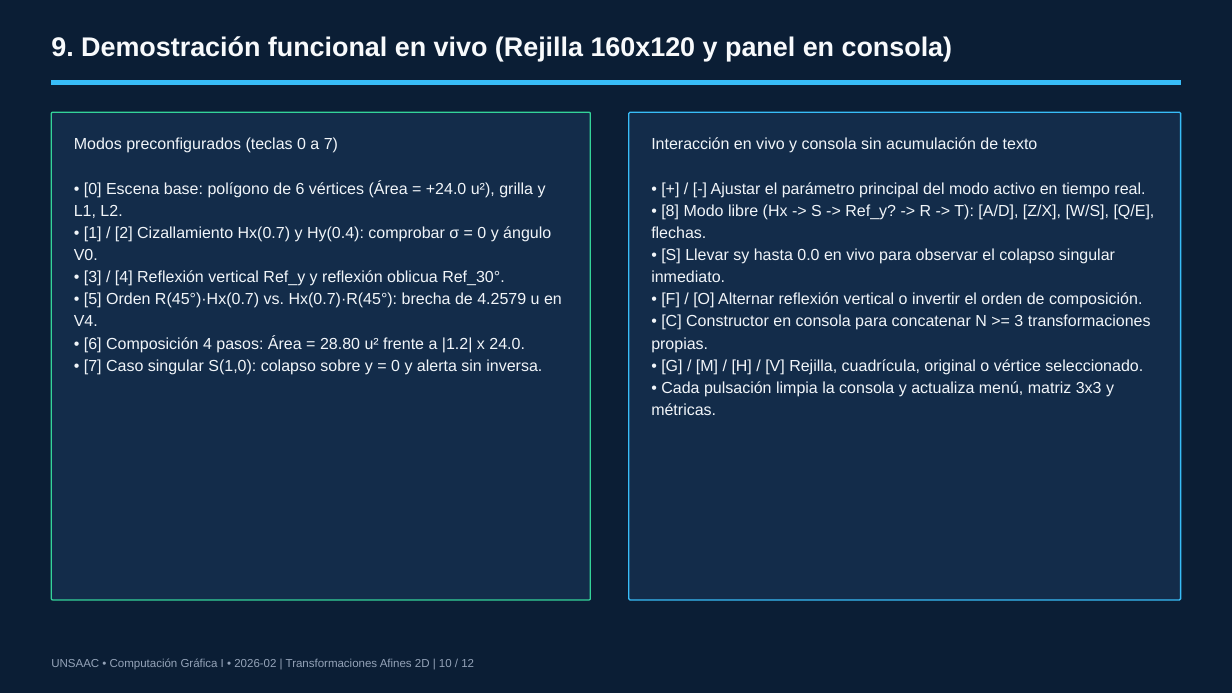
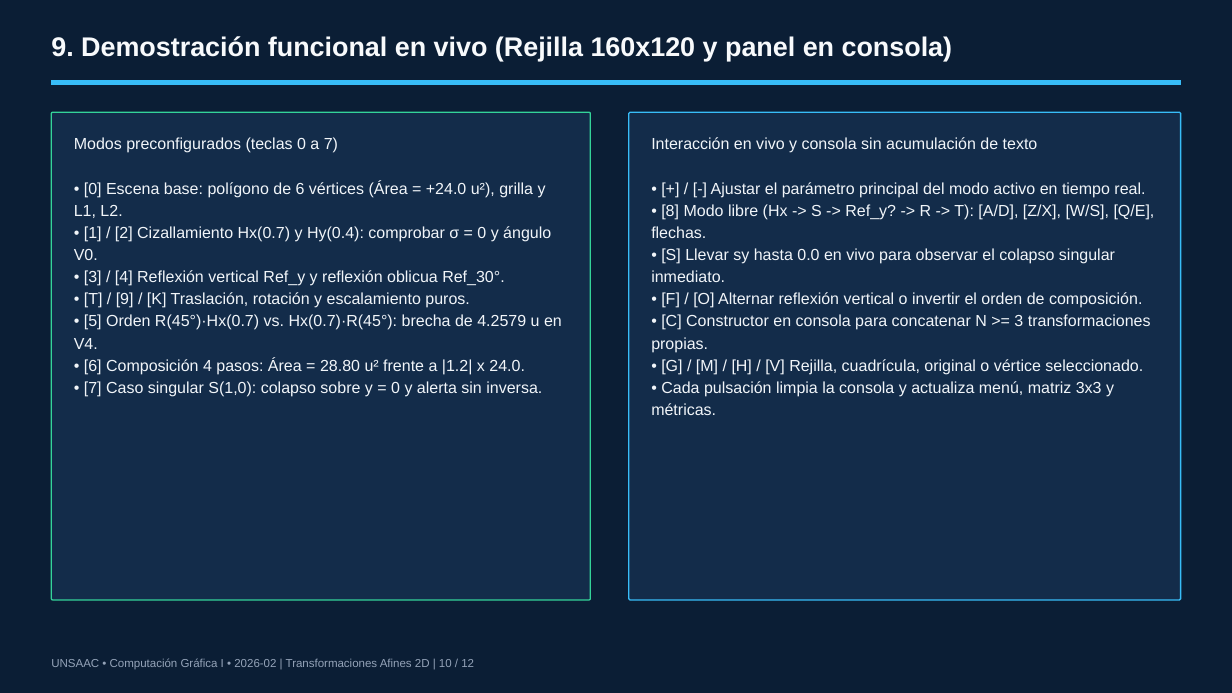
Before and after one commit to LucianFBC/cg1-tema2-transformaciones-afines-2d, a slide deck: slide 10 of presentacion/Presentacion_Tema2.pptx. Drawn at 1232x693 pixels with LibreOffice and Linux fonts; fonts in the diff are those of the drawing. Boxes give left, top, right and bottom in pixels: in the first picture for what was removed or moved away, otherwise in the second. Text is boxed around its words. In the diff, an @@ line names an element or a change of style, - is before the commit and + after.

```diff
--- a/presentacion/Presentacion_Tema2.pptx
+++ b/presentacion/Presentacion_Tema2.pptx
@@ text at <box>84,292,469,308</box>: paragraph added @@
+• [T] / [9] / [K] Traslación, rotación y escalamiento puros.
```
Also in this commit, not shown: 2 other slides changed, 9 other files.
